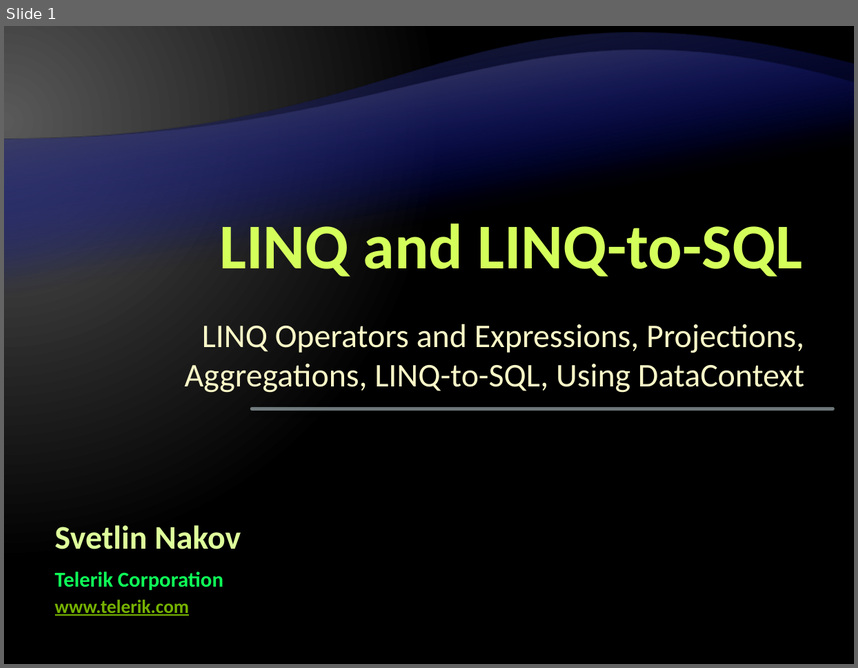
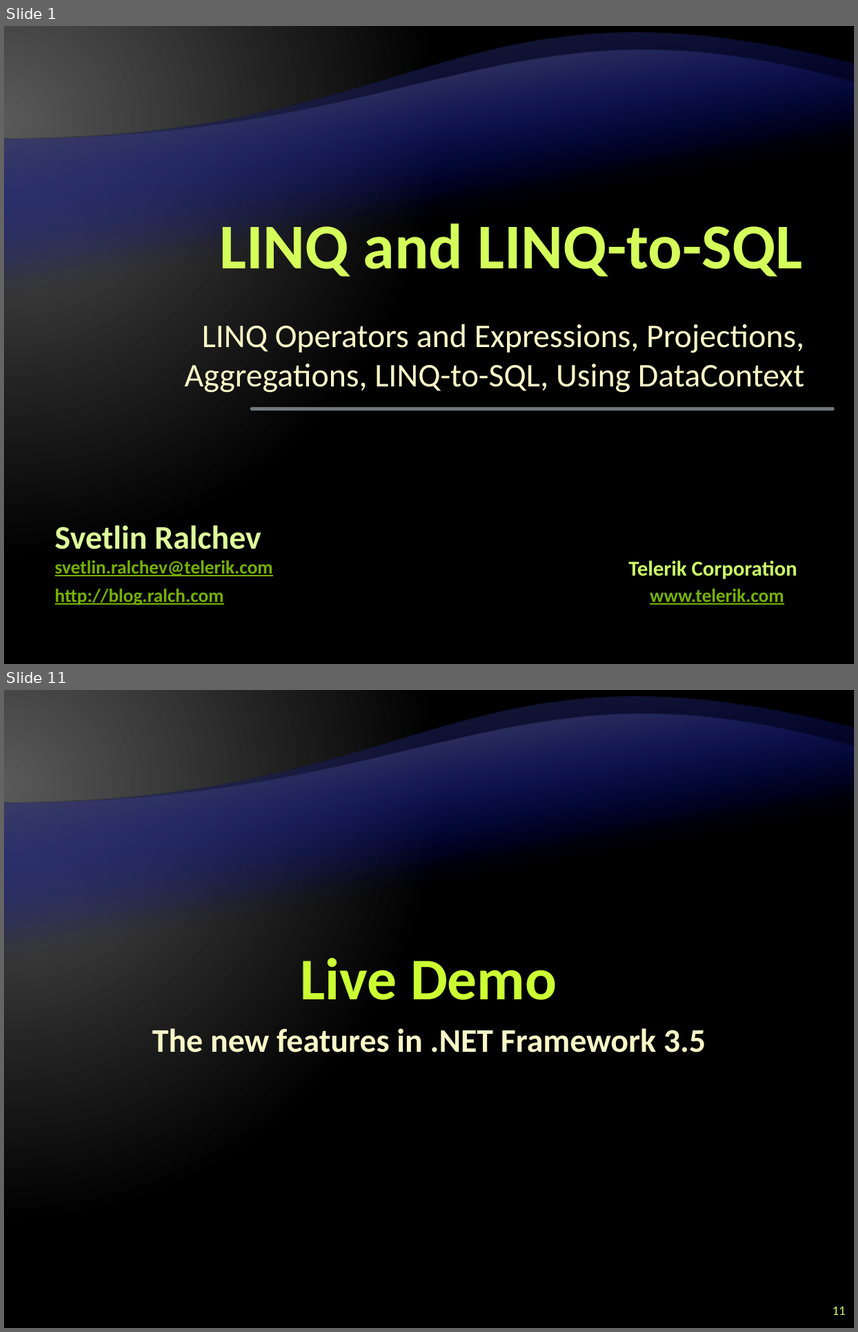
Before and after one commit to Graveheart/aspnetcourse, a slide deck: lectures/6. LINQ and LINQ-to-SQL.pptx. Shown one above the other, each under a label of ours: slide 1 before the commit, slides 1 and 11 after it; the slides between them are not shown. The pictures are 858x668 and 858x1332 pixels, drawn with LibreOffice and Linux fonts; fonts in the diff are those of the drawing; background and template pictures are left out. Boxes give left, top, right and bottom in pixels: in the first picture for what was removed or moved away, otherwise in the second. Text is boxed around its words. In the diff, an @@ line names an element or a change of style, - is before the commit and + after.

```diff
--- a/lectures/6. LINQ and LINQ-to-SQL.pptx
+++ b/lectures/6. LINQ and LINQ-to-SQL.pptx
@@ slide 11 added at box(4, 690, 854, 1328), background gradient #595959 to #000000; not listed: 2 template elements that a slide beside it also shows @@
@@ title added at box(301, 958, 557, 1000), 50 pt, text #CCFF33, bold @@
+Live Demo
@@ subtitle added at box(152, 1028, 706, 1052), 28 pt, text #FAF7C8, bold @@
+The new features in .NET Framework 3.5
@@ page number added at box(833, 1306, 846, 1314), 11 pt, text #CCFF66 @@
+11
@@ slide 1 changed as well @@
@@ text at box(55, 525, 261, 549): text changed @@
-Svetlin Nakov
+Svetlin Ralchev
@@ text added at box(55, 560, 273, 576), 16 pt, text #76B200, bold, underline @@
+svetlin.ralchev@telerik.com
@@ text "Telerik Corporation": place and size @@
-text "Telerik Corporation" at box(55, 571, 223, 590)
+text "Telerik Corporation" at box(628, 560, 797, 579)
@@ text "Telerik Corporation" at box(628, 560, 797, 579): text colour #0EFE58 to #CCFF66 @@
@@ text "www.telerik.com": place and size @@
-text "www.telerik.com" at box(55, 599, 189, 615)
+text "www.telerik.com" at box(650, 588, 784, 604)
@@ text added at box(55, 588, 224, 605), 16 pt, text #76B200, bold, underline @@
+http://blog.ralch.com
```
Also in this commit, not shown: 1 other slide changed, 60 other slides added.
